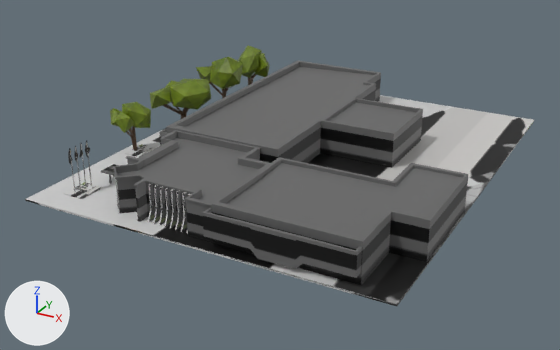
A saved change to the Blender file wip-modelos3d/Prefeitura/prefeitura.blend.
Before and after are seen from a camera (50 mm lens) standing at (23.6, -45.5, 21.1) and looking at (-0.6, -1.4, -1.0). The lights are fixed; the arrows at lower left show +X, +Y and +Z.

Objects in the first picture: 'prefeitura_LOD0'.
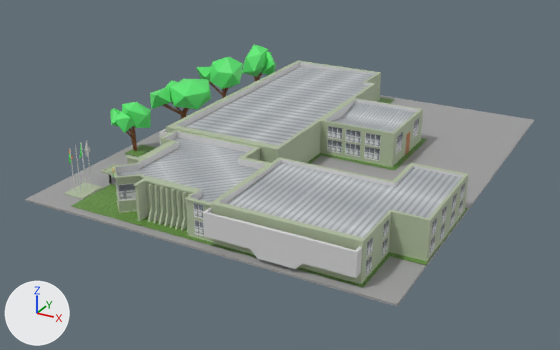
The newer file is also rescaled (x0.847) as a whole; pictures and numbers use the older file's frame.

Diff of the bpy script that builds the scene:
```diff
--- a/wip-modelos3d/Prefeitura/prefeitura.blend.py
+++ b/wip-modelos3d/Prefeitura/prefeitura.blend.py
@@ img_atlas_principal_cópia__4___4__png @@
+img_atlas_principal_cópia__4___4__png = load_image('atlas principal cópia (4) (4).png', 'atlas principal cópia (4) (4).png', 2048, 2048, 'sRGB')
@@ mat_prefeitura @@
+mat_prefeitura = principled_material('prefeitura')
+mat_prefeitura.texture = img_atlas_principal_cópia__4___4__png
@@ me_cube_002 @@
 # used by ob_prefeitura_lod0; location = (0.0, 0.0, 0.0)
-me_cube_002.from_pydata(...)  # 1414 vertices, 1238 faces; spans x -12.7..13.1, y -14.6..15.9, z -0.1..4.6
+me_cube_002.from_pydata(...)  # 1663 vertices, 1296 faces; spans x -12.7..13.1, y -14.6..15.9, z -0.1..4.6
+# me_cube_002 part 1: the loose piece of 8 vertices spanning x -10.9..-8.8, y 11.1..12.9, z 1.3..3.6 is moved by (0.6, 0.1, 0.1), in mat_prefeitura (picture img_atlas_principal_cópia__4___4__png)
+# me_cube_002 part 2: the loose piece of 8 vertices spanning x -11.0..-10.6, y 10.9..11.9, z -0.1..2.4 is moved by (0.6, 0.1, 0.1), in mat_prefeitura (picture img_atlas_principal_cópia__4___4__png)
+# me_cube_002 part 3: the loose piece of 12 vertices spanning x -11.8..-9.6, y 10.1..12.8, z 1.5..4.2 is moved by (0.6, 0.1, 0.1), in mat_prefeitura (picture img_atlas_principal_cópia__4___4__png)
+# me_cube_002 part 4
+# 7 vertices are removed from x -2.9..10.9, y -6.1..11.4, z 0.1
+# 94 faces are deleted
+# 6 vertices move from x -9.4..-9.2, y -12.7..-12.4, z 2.2..3.3 to x -9.5..-9.3, y -12.7..-12.4, z 2.2..3.3
+# 163 vertices are added at x -8.3..13.1, y -14.0..15.2, z 0.1..2.6
+# 11 new vertices lie (0.0, 1.6, 0.0) away from vertices in x -5.9..-5.3, y -10.3, z 0.1..2.5
+# 5 new vertices lie (0.0, -3.0, 0.0) away from vertices in x 1.2..6.7, y 7.1, z 0.1..2.6
+# 42 new vertices lie (0.0, 0.0, 0.9) away from vertices in x -6.7..13.1, y -13.7..-3.0, z 0.4..1.6
+# 38 new vertices lie (0.0, 0.0, 0.8) away from vertices in x -6.7..13.1, y -13.2..7.1, z 0.4..1.5
+# 5 new vertices lie (0.0, 3.3, 0.0) away from vertices in x -8.3..13.1, y -5.9, z 0.2
+# 155 new faces join them
+# me_cube_002 part 5: 1087 faces spanning x -12.7..13.1, y -14.6..15.9, z -0.1..4.6 switch from mat_palacio_lod0 (picture img_palacio_albedo2_png) to mat_prefeitura (picture img_atlas_principal_cópia__4___4__png)
```

Boxes [x1, y1, x2, y2] around the edits, measured in the pictures (560 x 350 px; the box of a moved part takes in the faces that stretch with it):
'prefeitura_LOD0', reshaped
    before: [25, 45, 534, 306]
    after: [25, 44, 534, 306]
part 1 of me_cube_002, moved or reshaped
    before: [255, 53, 270, 77]
    after: [261, 52, 276, 75]
part 2 of me_cube_002, moved or reshaped
    before: [248, 77, 253, 85]
    after: [254, 76, 259, 82]
part 3 of me_cube_002, moved or reshaped
    before: [238, 45, 262, 78]
    after: [243, 44, 268, 77]
part 4 of me_cube_002, built on
    before: [68, 67, 423, 203]
    after: [69, 67, 468, 287]
part 5 of me_cube_002, recoloured
    both: [25, 57, 534, 306]
